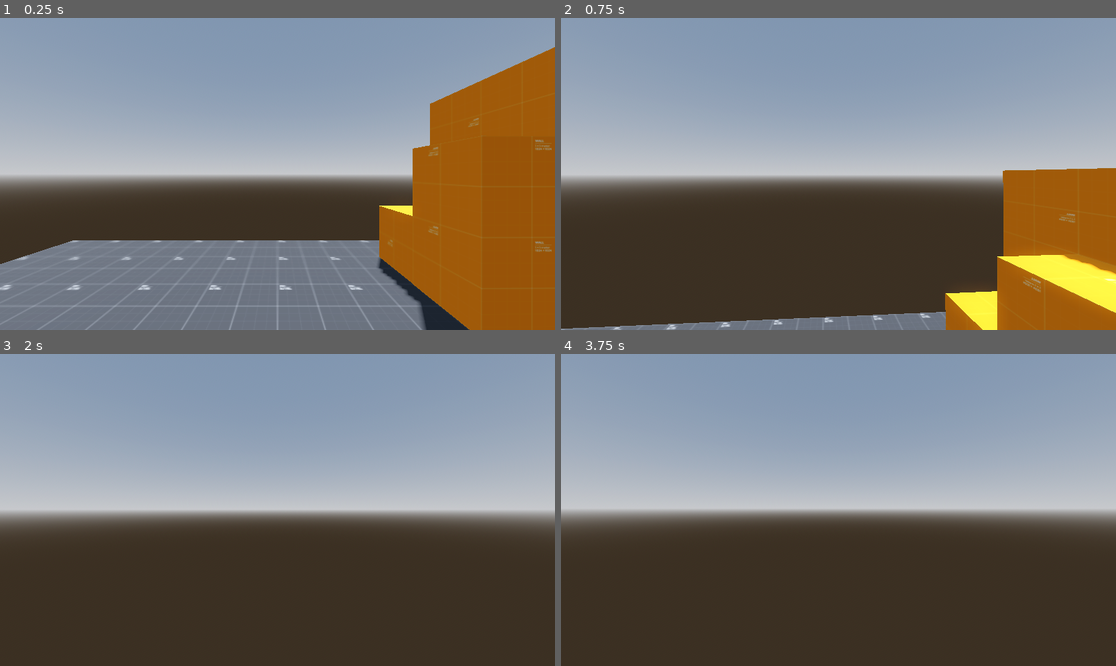
Above: before the commit, frames 1-4 (two rows, left to right).
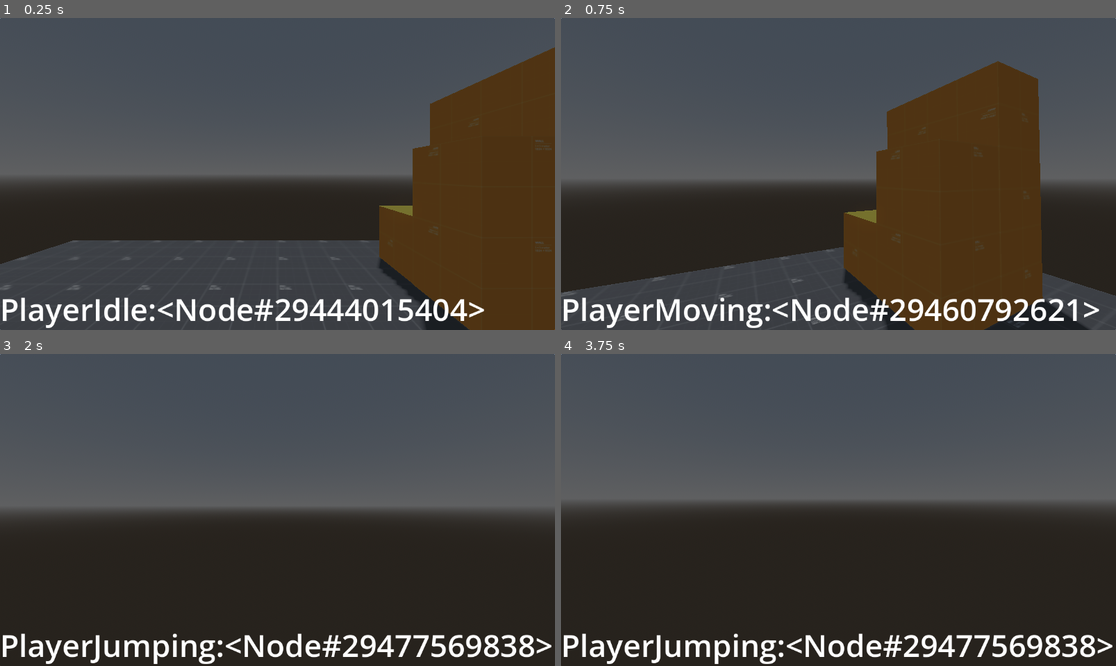
Above: after the commit, the same moments.

Repository: mprads/3dSandbox
Game: Godot game, scene res://Levels/sandbox.tscn
Same seed, same stepped clock (60 frames per second), same inputs: the game is played once before the commit and once after it.
Inputs (mouse positions are in pixels of both pictures, inside the frame that each line leads up to):
- Up to frame 1 (0.25 s): no input
- Up to frame 2 (0.75 s): tap Enter at 0.5 s; move the mouse to (866, 174) at 0.52 s; hold W (up) from 0.53 s (still down); hold Space (jump) from 0.53 s (still down)
- Up to frame 3 (2 s): keep holding W (up); move the mouse to (249, 510) at 1.27 s; release Space (jump) at 1.28 s; tap Space (jump) at 1.35, 1.52, 1.82 s
- Up to frame 4 (3.75 s): keep holding W (up); tap Space (jump) at 2, 2.85, 3.02, 3.32, 3.5 s; move the mouse to (849, 503) at 2.02 s; hold Space (jump) 2.03-2.78 s; tap Enter at 2.75 s; move the mouse to (832, 516) at 2.77 s; move the mouse to (877, 513) at 3.52 s; hold Space (jump) from 3.53 s (still down)

The runs differ from the first frame. In frame 1, 89% of the frame differs, in the area x 0-100%, y 0-100%; in frame 2, 79%; in frame 3, 61%; in frame 4, 62%.

Commit message:
Moved all movement logic into public methods to be called by states

Diff:
--- a/GameObjects/Player/player.gd
+++ b/GameObjects/Player/player.gd
@@ -1,7 +1,7 @@
 extends CharacterBody3D
 class_name Player
 
-@export var mouse_sensitivity := 0.7
+@export var mouse_sensitivity := 0.007
 
 @export_category("Movement Parameters")
 @export var jump_peak_time := 0.5
@@ -11,6 +11,12 @@
 
 @onready var camera_pivot: Node3D = $CameraPivot
 @onready var smooth_camera: SmoothCamera = %SmoothCamera
+@onready var head_raycast: RayCast3D = %HeadRaycast
+@onready var hip_raycast: RayCast3D = %HipRaycast
+@onready var new_position_raycast: RayCast3D = %NewPositionRaycast
+
+@onready var state_machine: StateMachine = $StateMachine
+@onready var state_label: Label = %StateLabel
 
 var jump_gravity := 9.8
 var fall_gravity := 5.0
@@ -18,22 +24,39 @@
 var jump_velocity := 5.0
 var mouse_motion := Vector2.ZERO
 
-
 func _ready() -> void:
 	Input.mouse_mode = Input.MOUSE_MODE_CAPTURED
+	state_machine.init(self)
 	_calculate_movement_parameters()
 
 
 func _physics_process(delta: float) -> void:
 	_handle_camera_rotation()
+	state_label.text = str(state_machine.current_state)
+
+
+func _input(event: InputEvent) -> void:
+	if event is InputEventMouseMotion:
+		if Input.mouse_mode == Input.MOUSE_MODE_CAPTURED:
+			mouse_motion = -event.relative * mouse_sensitivity
+
+	if event.is_action_pressed("escape"):
+		Input.mouse_mode = Input.MOUSE_MODE_VISIBLE
+
+
+func apply_gravity(delta: float) -> void:
+	if Input.is_action_just_pressed("jump") and is_on_floor():
+		velocity.y = jump_velocity
+
 	if not is_on_floor():
 		if velocity.y >= 0:
 			velocity.y -= jump_gravity * delta
 		else:
 			velocity.y -= fall_gravity * delta
 
-	if Input.is_action_just_pressed("jump") and is_on_floor():
-		velocity.y = jump_velocity
+
+func handle_movement(delta: float) -> void:
+	apply_gravity(delta)
 
 	var input_dir := Input.get_vector("left", "right", "up", "down")
 	var direction := (transform.basis * Vector3(input_dir.x, 0, input_dir.y)).normalized()
@@ -47,14 +70,9 @@
 	move_and_slide()
 
 
-func _input(event: InputEvent) -> void:
-	if event is InputEventMouseMotion:
-		if Input.mouse_mode == Input.MOUSE_MODE_CAPTURED:
-			mouse_motion = -event.relative * 0.001
-
-	if event.is_action_pressed("escape"):
-		Input.mouse_mode = Input.MOUSE_MODE_VISIBLE
-
+func _check_mantle() -> void:
+	if head_raycast.is_colliding() && new_position_raycast.is_colliding() && !hip_raycast:
+		pass
 
 func _handle_camera_rotation() -> void:
 	rotate_y(mouse_motion.x)
--- a/GameObjects/Player/player.tscn
+++ b/GameObjects/Player/player.tscn
@@ -1,11 +1,18 @@
-[gd_scene load_steps=5 format=3 uid="uid://dr1ndt21jlqym"]
+[gd_scene load_steps=10 format=3 uid="uid://dr1ndt21jlqym"]
 
 [ext_resource type="Script" path="res://GameObjects/Player/player.gd" id="1_4jxr5"]
 [ext_resource type="Script" path="res://GameObjects/Player/smooth_camera.gd" id="2_2txdw"]
+[ext_resource type="Script" path="res://Scripts/StateMachine.gd" id="3_qra8t"]
+[ext_resource type="Script" path="res://GameObjects/Player/player_idle.gd" id="4_c1lnp"]
+[ext_resource type="Script" path="res://GameObjects/Player/player_jumping.gd" id="5_48xvy"]
+[ext_resource type="Script" path="res://GameObjects/Player/player_moving.gd" id="6_65mx3"]
 
 [sub_resource type="CapsuleShape3D" id="CapsuleShape3D_f2lh8"]
 
 [sub_resource type="CapsuleMesh" id="CapsuleMesh_tgno7"]
+
+[sub_resource type="LabelSettings" id="LabelSettings_qruqs"]
+font_size = 64
 
 [node name="Player" type="CharacterBody3D"]
 script = ExtResource("1_4jxr5")
@@ -22,3 +29,50 @@
 
 [node name="MeshInstance3D" type="MeshInstance3D" parent="."]
 mesh = SubResource("CapsuleMesh_tgno7")
+
+[node name="Raycasts" type="Node3D" parent="."]
+
+[node name="HeadRaycast" type="RayCast3D" parent="Raycasts"]
+unique_name_in_owner = true
+transform = Transform3D(1, 0, 0, 0, 1, 0, 0, 0, 1, 0, 0.507048, 0)
+target_position = Vector3(0, 0, -1)
+
+[node name="HipRaycast" type="RayCast3D" parent="Raycasts"]
+unique_name_in_owner = true
+transform = Transform3D(1, 0, 0, 0, 1, 0, 0, 0, 1, 0, -0.388078, 0)
+target_position = Vector3(0, 0, -1)
+
+[node name="NewPositionRaycast" type="RayCast3D" parent="Raycasts"]
+unique_name_in_owner = true
+transform = Transform3D(1, 0, 0, 0, 1, 0, 0, 0, 1, 0, 0.960341, -1.27793)
+
+[node name="StateMachine" type="Node" parent="." node_paths=PackedStringArray("initial_state")]
+script = ExtResource("3_qra8t")
+initial_state = NodePath("PlayerIdle")
+
+[node name="PlayerIdle" type="Node" parent="StateMachine"]
+script = ExtResource("4_c1lnp")
+
+[node name="PlayerMoving" type="Node" parent="StateMachine"]
+script = ExtResource("6_65mx3")
+state = 1
+
+[node name="PlayerJumping" type="Node" parent="StateMachine"]
+script = ExtResource("5_48xvy")
+state = 2
+
+[node name="PanelContainer" type="PanelContainer" parent="."]
+anchors_preset = 15
+anchor_right = 1.0
+anchor_bottom = 1.0
+grow_horizontal = 2
+grow_vertical = 2
+
+[node name="StateLabel" type="Label" parent="PanelContainer"]
+unique_name_in_owner = true
+layout_mode = 2
+size_flags_horizontal = 0
+size_flags_vertical = 8
+mouse_filter = 1
+text = "State"
+label_settings = SubResource("LabelSettings_qruqs")
--- /dev/null
+++ b/GameObjects/Player/player_hanging.gd
@@ -0,0 +1,18 @@
+extends PlayerState
+class_name PlayerHanging
+
+
+func enter() -> void:
+	pass
+
+
+func exit() -> void:
+	pass
+
+
+func update(_delta: float) -> void:
+	pass
+
+
+func physics_update(_delta: float) -> void:
+	pass
--- /dev/null
+++ b/GameObjects/Player/player_idle.gd
@@ -0,0 +1,23 @@
+extends PlayerState
+class_name PlayerIdle
+
+
+func enter() -> void:
+	pass
+
+
+func exit() -> void:
+	pass
+
+
+func update(_delta: float) -> void:
+	pass
+
+
+func physics_update(delta: float) -> void:
+	if Input.get_vector("left", "right", "up", "down"):
+		transition_requested.emit(self, PlayerState.State.MOVING)
+	elif Input.is_action_pressed("jump"):
+		transition_requested.emit(self, PlayerState.State.JUMPING)
+
+	player.apply_gravity(delta)
--- /dev/null
+++ b/GameObjects/Player/player_jumping.gd
@@ -0,0 +1,20 @@
+extends PlayerState
+class_name PlayerJumping
+
+
+func enter() -> void:
+	pass
+
+
+func exit() -> void:
+	pass
+
+
+func update(_delta: float) -> void:
+	pass
+
+
+func physics_update(delta: float) -> void:
+	if player.is_on_floor():
+		transition_requested.emit(self, PlayerState.State.MOVING)
+	player.handle_movement(delta)
--- /dev/null
+++ b/GameObjects/Player/player_moving.gd
@@ -0,0 +1,24 @@
+extends PlayerState
+class_name PlayerMoving
+
+
+func enter() -> void:
+	pass
+
+
+func exit() -> void:
+	pass
+
+
+func update(_delta: float) -> void:
+	pass
+
+
+func physics_update(delta: float) -> void:
+	if !player.is_on_floor():
+		transition_requested.emit(self, PlayerState.State.JUMPING)
+
+	if Input.get_vector("left", "right", "up", "down") == Vector2.ZERO:
+		transition_requested.emit(self, PlayerState.State.IDLE)
+
+	player.handle_movement(delta)
Not shown, changed: .gitignore
